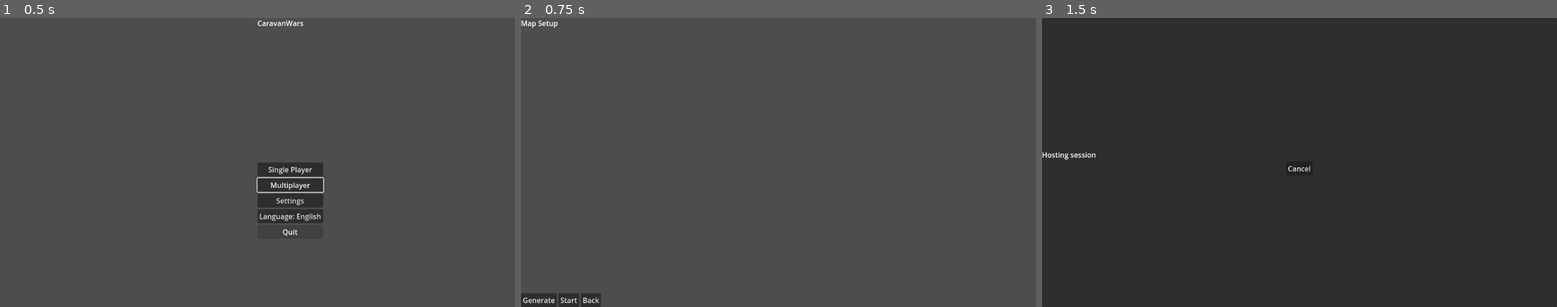
Above: before the commit, frames 1-3 (left to right).
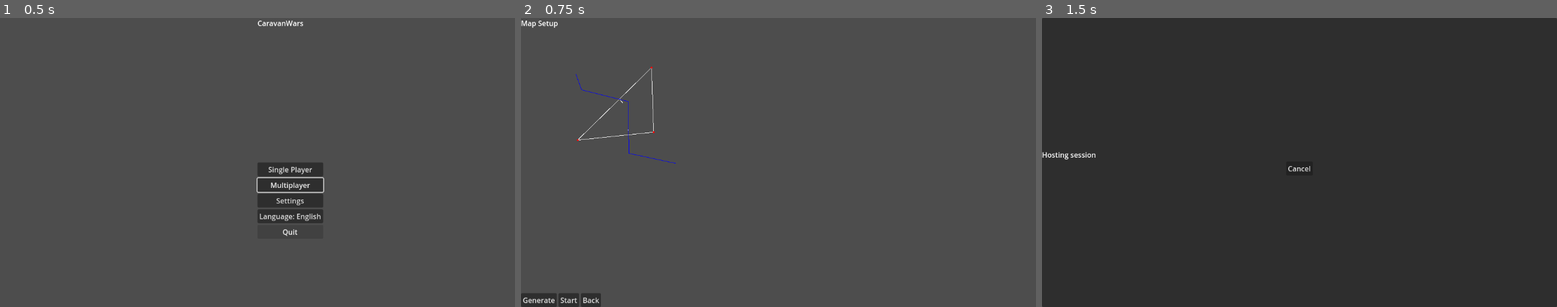
Above: after the commit, the same moments.

Repository: sepa79/CaravanWars
Game: Godot game, scene res://scenes/Main.tscn
The game is run twice, just before and just after one commit, with the same random seed, the same clock (stepped at 60 frames per second) and the same inputs.
Inputs:
- Up to frame 1 (0.5 s): no input
- Up to frame 2 (0.75 s): click "Single Player" at 0.5 s
- Up to frame 3 (1.5 s): click "Start" at 1.25 s

Frame 1 is identical in both runs. In frame 2, 0.2% of the frame differs, in the area x 10-31%, y 16-51%; in frame 3, nothing differs.
Error before the commit: Invalid call. Nonexistent function 'set_map_data' in base 'Nil'. (res://ui/MapSetupScreen.gd:59)

Commit message:
fix: attach map view script

Diff:
--- a/game/ui/MapSetupScreen.gd
+++ b/game/ui/MapSetupScreen.gd
@@ -1,31 +1,9 @@
 extends Control
 
 const MapGeneratorModule = preload("res://map/MapGenerator.gd")
-const CityPlacerModule = preload("res://map/CityPlacer.gd")
-
-class MapView:
-    extends Control
-    var map_data: Dictionary = {}
-    func set_map_data(data: Dictionary) -> void:
-        map_data = data
-        queue_redraw()
-    func _draw() -> void:
-        if map_data.is_empty():
-            return
-        var map_scale: float = min(size.x / CityPlacerModule.WIDTH, size.y / CityPlacerModule.HEIGHT)
-        var roads: Dictionary = map_data.get("roads", {})
-        for edge in roads.get("edges", {}).values():
-            var pts: PackedVector2Array = edge.polyline
-            for i in range(pts.size() - 1):
-                draw_line(pts[i] * map_scale, pts[i + 1] * map_scale, Color.WHITE, 1.0)
-        for river in map_data.get("rivers", []):
-            for i in range(river.size() - 1):
-                draw_line(river[i] * map_scale, river[i + 1] * map_scale, Color.BLUE, 1.0)
-        for city in map_data.get("cities", []):
-            draw_circle(city * map_scale, 2.0, Color.RED)
 
 @onready var title_label: Label = $VBox/Title
-@onready var map_view: MapView = $VBox/MapView as MapView
+@onready var map_view: MapView = $VBox/MapView
 @onready var generate_button: Button = $VBox/Buttons/Generate
 @onready var start_button: Button = $VBox/Buttons/Start
 @onready var back_button: Button = $VBox/Buttons/Back
--- a/game/ui/MapSetupScreen.tscn
+++ b/game/ui/MapSetupScreen.tscn
@@ -1,7 +1,7 @@
 [gd_scene load_steps=2 format=3]
 
 [ext_resource path="res://ui/MapSetupScreen.gd" type="Script" id=1]
-[ext_resource path="res://ui/MapSetupScreen.gd::MapView" type="Script" id=2]
+[ext_resource path="res://ui/MapView.gd" type="Script" id=2]
 
 [node name="MapSetupScreen" type="Control"]
 anchor_right = 1.0
--- /dev/null
+++ b/game/ui/MapView.gd
@@ -0,0 +1,25 @@
+extends Control
+class_name MapView
+
+const CityPlacerModule = preload("res://map/CityPlacer.gd")
+
+var map_data: Dictionary = {}
+
+func set_map_data(data: Dictionary) -> void:
+    map_data = data
+    queue_redraw()
+
+func _draw() -> void:
+    if map_data.is_empty():
+        return
+    var map_scale: float = min(size.x / CityPlacerModule.WIDTH, size.y / CityPlacerModule.HEIGHT)
+    var roads: Dictionary = map_data.get("roads", {})
+    for edge in roads.get("edges", {}).values():
+        var pts: PackedVector2Array = edge.polyline
+        for i in range(pts.size() - 1):
+            draw_line(pts[i] * map_scale, pts[i + 1] * map_scale, Color.WHITE, 1.0)
+    for river in map_data.get("rivers", []):
+        for i in range(river.size() - 1):
+            draw_line(river[i] * map_scale, river[i + 1] * map_scale, Color.BLUE, 1.0)
+    for city in map_data.get("cities", []):
+        draw_circle(city * map_scale, 2.0, Color.RED)
Not shown, changed: CHANGELOG.md
